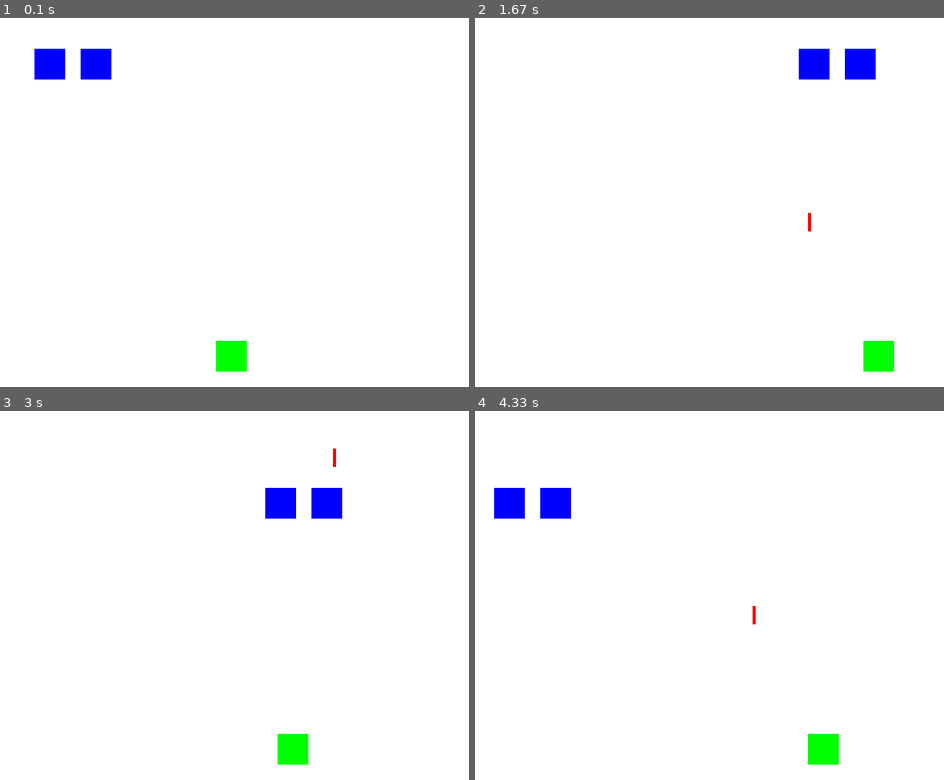
Above: before the commit, frames 1-4 (two rows, left to right).
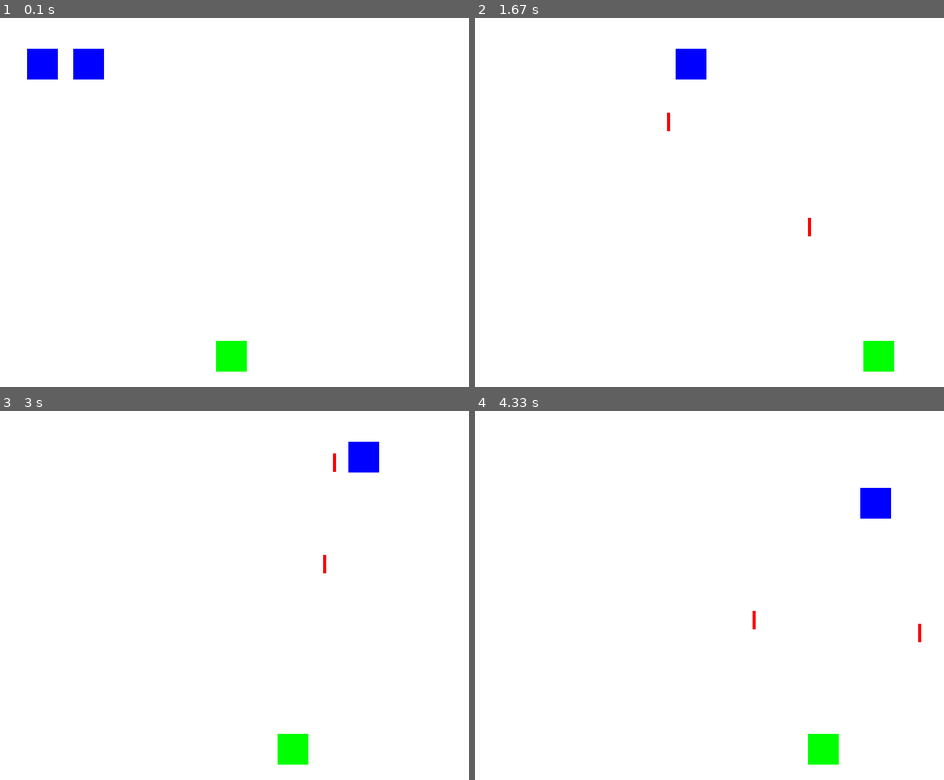
Above: after the commit, the same moments.

Repository: JoZonneveld/Peercoach
Game: pygame game, started from Python/Periode2/SpaceInvaders/Main.py
The game is run twice, just before and just after one commit, with the same random seed, the same clock (stepped at 60 frames per second) and the same inputs.
Inputs:
- Up to frame 1 (0.1 s): no input
- Up to frame 2 (1.67 s): tap Space at 0.33, 0.73, 1.03, 1.23, 1.53 s; hold Right 0.67-1.13 s; hold Right 1.17-1.63 s
- Up to frame 3 (3 s): hold Left 1.67-2.2 s; tap Space at 1.73, 2.03, 2.3, 2.6, 2.73 s; hold Left 2.23-2.63 s; hold Right from 2.67 s (still down)
- Up to frame 4 (4.33 s): tap Space at 3.03, 3.4, 3.7, 3.9, 4.2 s; release Right at 3.3 s; hold Left 3.33-3.8 s; hold Right 3.83-4.3 s

The runs differ from the first frame. In frame 1, 0.5% of the frame differs, in the area x 5-24%, y 8-17%; in frame 2, 1.7%, in the area x 40-86%, y 8-60%; in frame 3, 1.7%; in frame 4, 1.7%.

Commit message:
Spaceinvaders

Diff:
--- a/Python/Periode2/SpaceInvaders/Enemy.py
+++ b/Python/Periode2/SpaceInvaders/Enemy.py
@@ -1,7 +1,8 @@
 import pygame as pg
 from Colors import *
 from Vector import *
-import random
+from Projectile import *
+from random import randint
 
 class Enemy:
     def __init__(self, vec, color):
@@ -11,38 +12,45 @@
         self.Projectiles = list()
         self.Counter = 0
         self.Moving = False
+        self.Dead = False
 
-    def CreateProjectile(self):
+    # Region Methods
+    def CreateProjectile(self, Player):
         x, y = self.Rect.midtop
-        self.Projectiles.append(Projectile(x, y))
+        self.Projectiles.append(Projectile(Vector(x, y), "Enemy", Player))
 
-    def Move(self, screen):
+    def Move(self, screen, Player):
         x, y = screen.get_size()
         if self.Moving == True:
-            self.Rect.move_ip(-5, 0)
+            self.Rect.move_ip(-3, 0)
             if self.Rect.left - 10 <= 0:
                 self.Rect.move_ip(0, 75)
                 self.Moving = False
         elif self.Moving == False:
-            self.Rect.move_ip(5, 0)
+            self.Rect.move_ip(3, 0)
             if self.Rect.right + 10 >= x:
                 self.Rect.move_ip(0, 75)
                 self.Moving = True
+        self.Counter -= 1
+        if randint(0,15) == 3 and self.Counter <= 0:
+            self.CreateProjectile(Player)
+            self.Counter = 60
+    # End region Methods
 
+    # -----------------------------------------------------------------------------------------------------------
 
-    def Update(self, screen):
+    # Region Update & Draw
+    def Update(self, screen, Player):
         x, y = screen.get_size()
-        self.Move(screen)
-        #     self.Rect.move_ip(-5, 0)
-        # if self.Rect.right + 10 <= x:
-        #     self.Rect.move_ip(5, 0)
-
-        self.Counter -= 1
-
-
+        self.Move(screen, Player)
 
         for Projectile in self.Projectiles:
             Projectile.Update(screen)
             Projectile.Draw(screen)
+
+            if Projectile.Rect.y > y:
+                self.Projectiles.remove(Projectile)
     def Draw(self, screen):
         pg.draw.rect(screen, self.Color, self.Rect)
+
+    # End Region Update & Draw
--- a/Python/Periode2/SpaceInvaders/Main.py
+++ b/Python/Periode2/SpaceInvaders/Main.py
@@ -18,11 +18,10 @@
 #END CREATE GAME OBJECTS
 
 #CREATE LIST
-Objects = list()
+Enemys = list()
 #ADD GAME OBJECTS TO LIST
-Objects.append(Player)
-Objects.append(Enemy0)
-Objects.append(Enemy1)
+Enemys.append(Enemy0)
+Enemys.append(Enemy1)
 #END CREATE LIST
 
 running = True #loop condition
@@ -36,9 +35,15 @@
             if event.key == pg.K_ESCAPE:
                 running = False
 
-    for Object in Objects:
-        Object.Update(screen)
-        Object.Draw(screen)
+    Player.Update(screen, Enemys)
+    Player.Draw(screen)
+
+    for Enemy in Enemys:
+        Enemy.Update(screen, Player)
+        Enemy.Draw(screen)
+
+        if Enemy.Dead == True:
+            Enemys.remove(Enemy)
 
     pg.display.update() #update display
     clock.tick(60) # set framerate
--- a/Python/Periode2/SpaceInvaders/Player.py
+++ b/Python/Periode2/SpaceInvaders/Player.py
@@ -9,12 +9,14 @@
         self.Rect = pg.rect.Rect((vec.X, vec.Y, 50, 50))
         self.Projectiles = list()
         self.Counter = 0
+        self.Dead = False
 
-    def CreateProjectile(self):
+    #Region Methods
+    def CreateProjectile(self, Enemys):
         x, y = self.Rect.midtop
-        self.Projectiles.append(Projectile(x, y))
+        self.Projectiles.append(Projectile(Vector(x,y), "Player", Enemys))
 
-    def Update(self, screen):
+    def Keyhandelers(self, screen, Enemys):
         x, y = screen.get_size()
         key = pg.key.get_pressed()
         if key[pg.K_LEFT]:
@@ -28,11 +30,24 @@
 
         if key[pg.K_SPACE]:
             if self.Counter <= 0:
-                self.CreateProjectile()
+                self.CreateProjectile(Enemys)
                 self.Counter = 45;
+    #End region Methods
+
+    # -----------------------------------------------------------------------------------------------------------
+
+    #Region Update & Draw
+    def Update(self, screen, Enemys):
+
+        self.Keyhandelers(screen, Enemys)
 
         for Projectile in self.Projectiles:
             Projectile.Update(screen)
             Projectile.Draw(screen)
+
+            if Projectile.Rect.y < 0:
+                self.Projectiles.remove(Projectile)
+
     def Draw(self, screen):
         pg.draw.rect(screen, self.Color, self.Rect)
+    #End Region Update & Draw
--- a/Python/Periode2/SpaceInvaders/Projectile.py
+++ b/Python/Periode2/SpaceInvaders/Projectile.py
@@ -1,12 +1,32 @@
 from Colors import *
+from Vector import *
 import pygame as pg
 
 class Projectile:
-    def __init__(self, x, y): #constructor
-        self.Rect = pg.rect.Rect((x, y, 5, 30)) #create rectangle
+    def __init__(self, vec, kind, hitters): #constructor
+        self.Kind = kind
+        self.Hitters = hitters
+        self.Hit = False
+        self.Rect = pg.rect.Rect((vec.X, vec.Y, 5, 30)) #create rectangle
+
+    def CheckCollision(self):
+        if self.Kind == "Player":
+            for Hitter in self.Hitters:
+                if self.Rect.midtop[1] <= Hitter.Rect.bottom and self.Rect.midtop[1] >= Hitter.Rect.top:
+                    if self.Rect.midtop[0] >= Hitter.Rect.bottomleft[0] and self.Rect.midtop[0] <= Hitter.Rect.bottomright[0]:
+                        Hitter.Dead = True
+                        self.Hit = True
+
 
     def Update(self, screen):
-        self.Rect.move_ip(0, -8)
+        if self.Kind == "Player":
+            self.Rect.move_ip(0, -8)
+        else:
+            self.Rect.move_ip(0, 8)
+
+        self.CheckCollision()
+
+
 
     def Draw(self, screen):
         pg.draw.rect(screen, Red, self.Rect)
